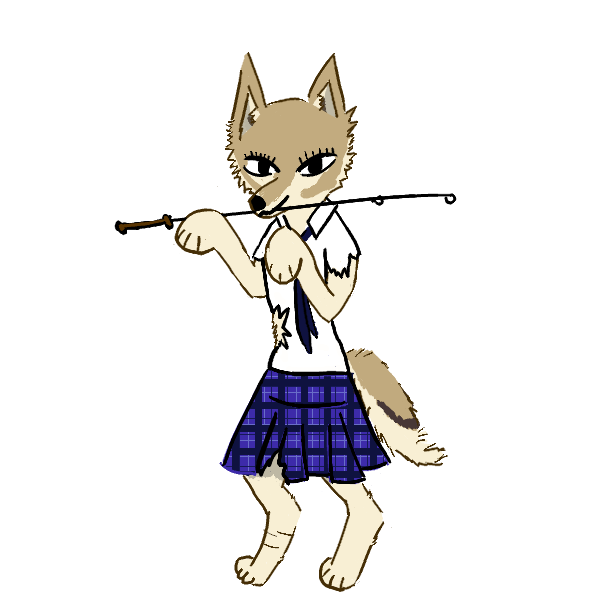
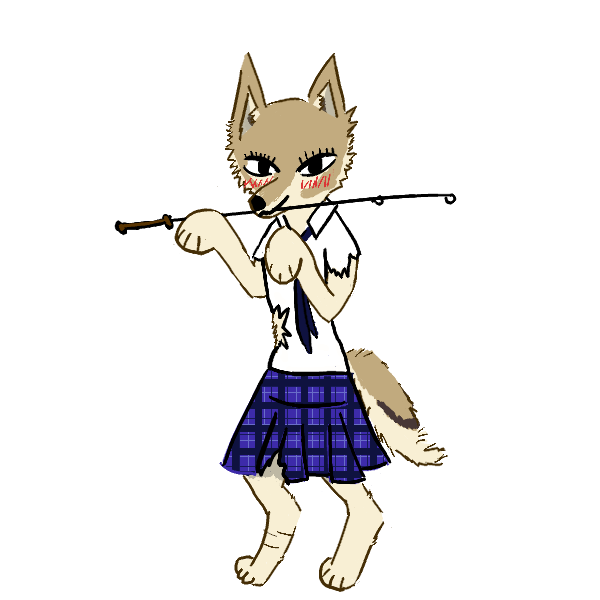
Layers edited between the first and the second 600 × 600 image:
showed "outline\ #23" over bbox(243, 169, 334, 193)
painted on "outline\ #10" over bbox(200, 224, 241, 258)
